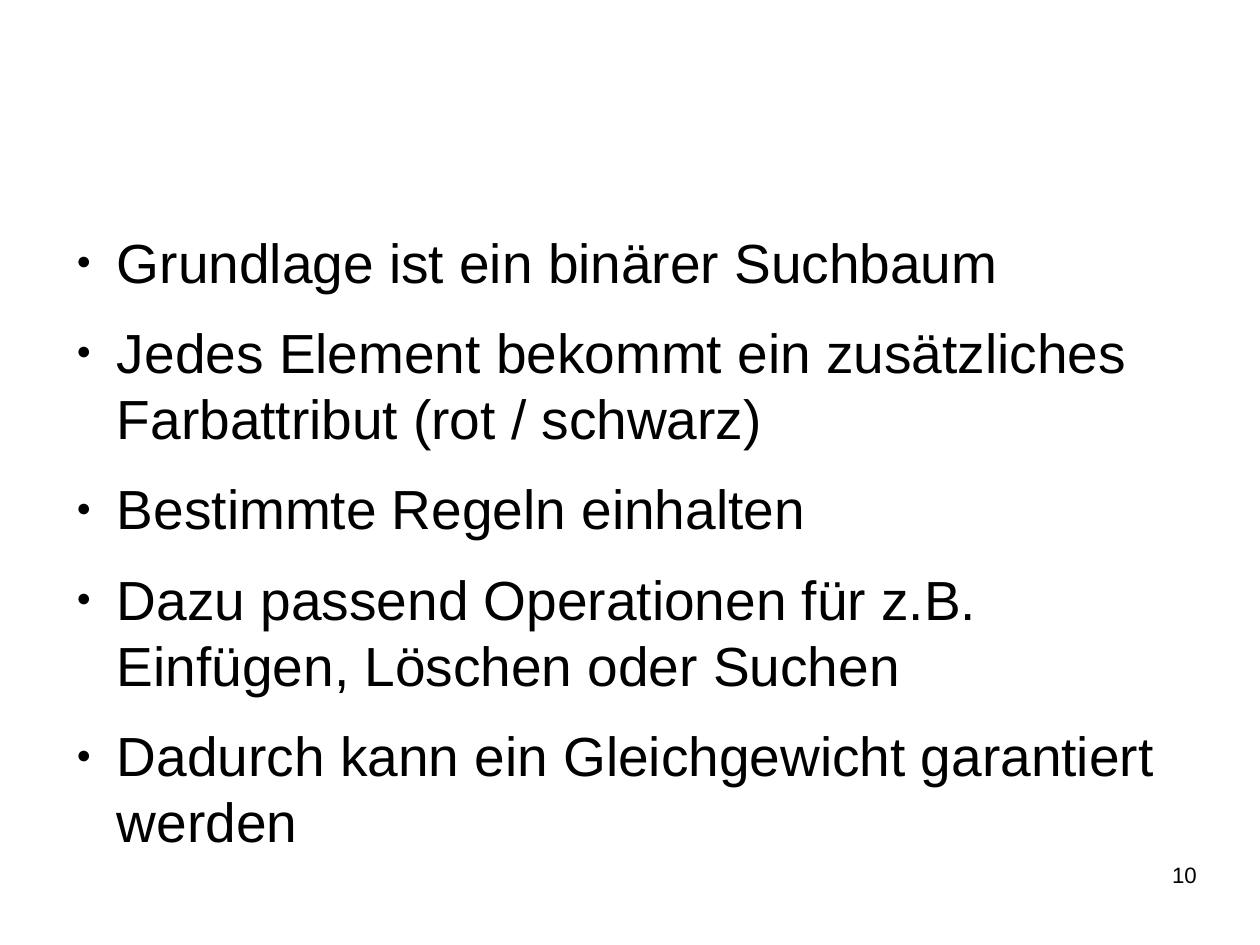
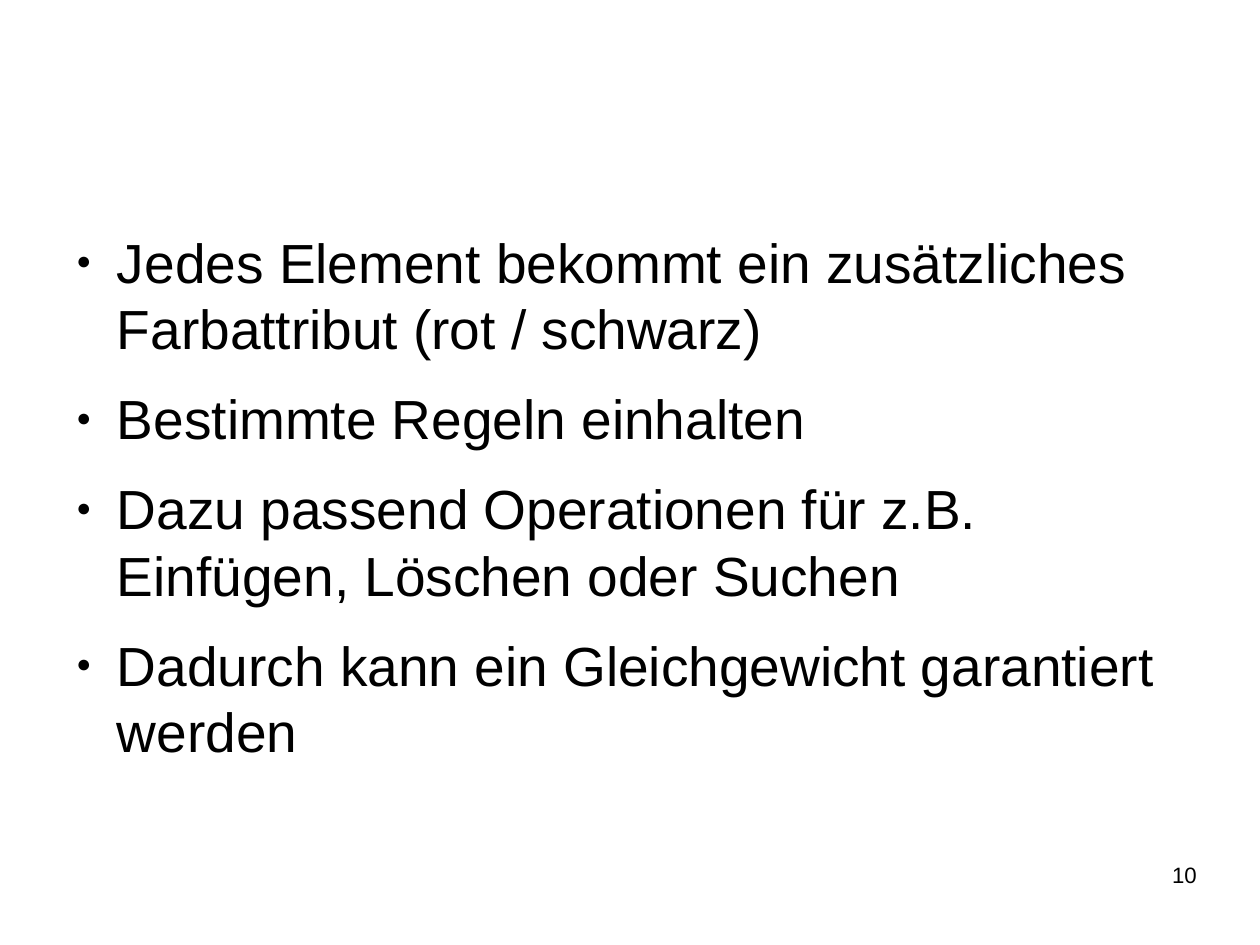
Before and after one commit to SeminararbeitCFS/main, a slide deck: slide 10 of vortrag/vortrag_CFS.odp. Drawn at 1260x945 pixels with LibreOffice and Linux fonts; fonts in the diff are those of the drawing; background and template pictures are left out. Boxes give left, top, right and bottom in pixels: in the first picture for what was removed or moved away, otherwise in the second. Text is boxed around its words. In the diff, an @@ line names an element or a change of style, - is before the commit and + after.

```diff
--- a/vortrag/vortrag_CFS.odp
+++ b/vortrag/vortrag_CFS.odp
@@ text at (117, 243, 997, 292): paragraph removed @@
-● Grundlage ist ein binärer Suchbaum
```
Also in this commit, not shown: 3 other slides changed, 2 slides added, 1 slide removed.
